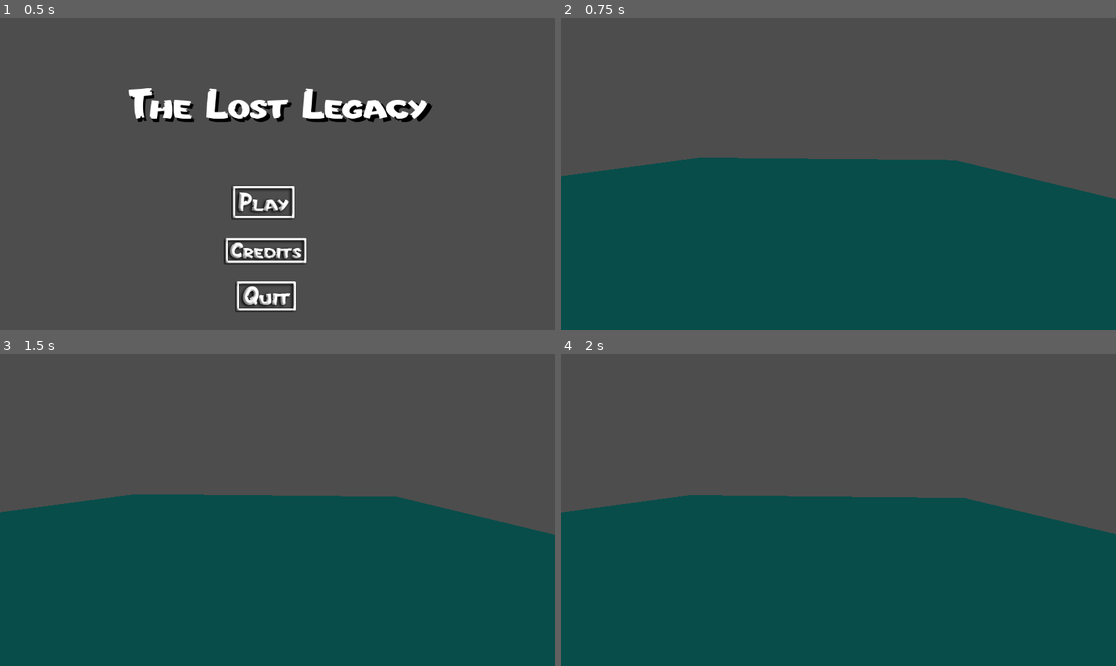
Above: before the commit, frames 1-4 (two rows, left to right).
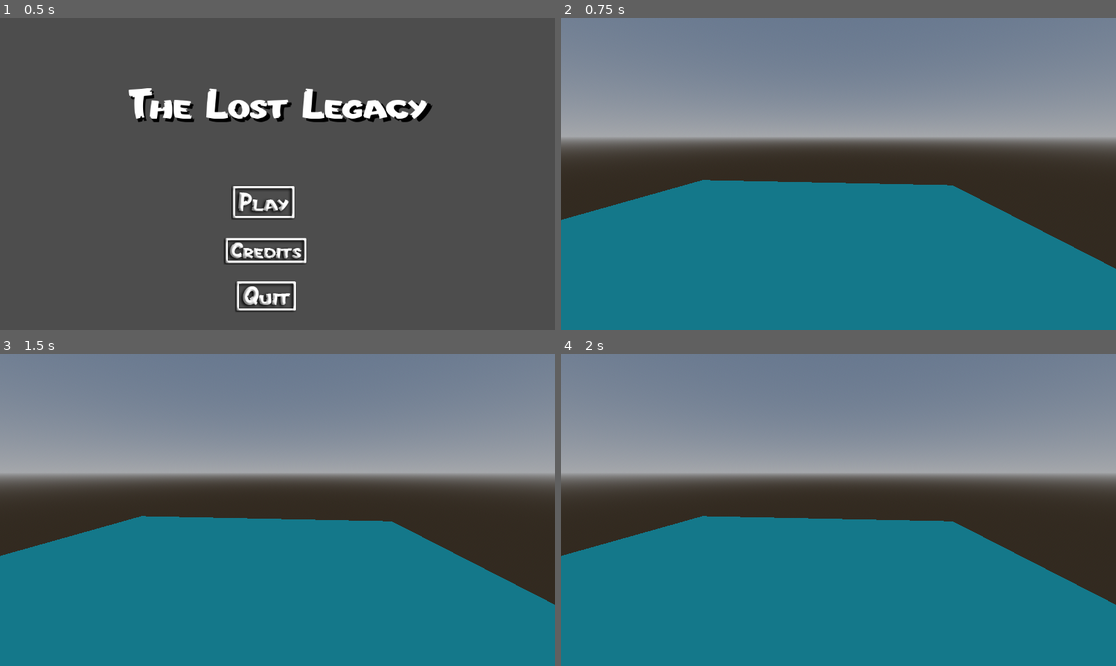
Above: after the commit, the same moments.

Repository: ShadyGitHubb/github-tutorial
Game: Godot game, scene res://scenes/title-screen.tscn
Two runs of this game, one before a commit and one after it. Both use one fixed random seed, a clock stepped at 60 frames per second and the inputs below.
Inputs (mouse positions are in pixels of both pictures, inside the frame that each line leads up to):
- Up to frame 1 (0.5 s): no input
- Up to frame 2 (0.75 s): click (821, 202) at 0.5 s
- Up to frame 3 (1.5 s): tap Enter at 1.25 s; hold W (move_forward) from 1.28 s (still down)
- Up to frame 4 (2 s): keep holding W (move_forward)

Frame 1 is identical in both runs. In frame 2, 97% of the frame differs, in the area x 0-100%, y 0-100%; in frame 3, 97%; in frame 4, 97%.

Commit message:
Fixed Player's Movement and added animation to player

Diff:
--- a/thelostlegacy/the-lost-legacy/scenes/main.tscn
+++ b/thelostlegacy/the-lost-legacy/scenes/main.tscn
@@ -6,8 +6,16 @@
 albedo_color = Color(0.20744, 1, 0.970362, 1)
 
 [sub_resource type="BoxShape3D" id="BoxShape3D_o5qli"]
+size = Vector3(0.181824, 1, 0.69043)
+
+[sub_resource type="ProceduralSkyMaterial" id="ProceduralSkyMaterial_o5qli"]
+
+[sub_resource type="Sky" id="Sky_0wfyh"]
+sky_material = SubResource("ProceduralSkyMaterial_o5qli")
 
 [sub_resource type="Environment" id="Environment_o5qli"]
+background_mode = 2
+sky = SubResource("Sky_0wfyh")
 
 [node name="Node3D" type="Node3D"]
 
@@ -17,11 +25,11 @@
 material = SubResource("StandardMaterial3D_o5qli")
 
 [node name="CollisionShape3D" type="CollisionShape3D" parent="CSGBox3D"]
-transform = Transform3D(15941.4, 0, 0, 0, 15941.4, 0, 0, 0, 15941.4, 0, 0, 0)
+transform = Transform3D(1, 0, 0, 0, -1.511, -9.22823e-08, 0, 2.28155e-07, -0.611158, -0.000897422, 0, -0.00149202)
 shape = SubResource("BoxShape3D_o5qli")
 
 [node name="CharacterBody3D" parent="." instance=ExtResource("1_o5qli")]
-transform = Transform3D(1, 0, 0, 0, 1, 0, 0, 0, 1, 76.3346, -2.99106, -589.734)
+transform = Transform3D(1, 0, 0, 0, 1, 0, 0, 0, 1, 76.3346, 3.12662, -589.734)
 
 [node name="WorldEnvironment" type="WorldEnvironment" parent="."]
 environment = SubResource("Environment_o5qli")
--- a/thelostlegacy/the-lost-legacy/scenes/player.tscn
+++ b/thelostlegacy/the-lost-legacy/scenes/player.tscn
@@ -183,28 +183,28 @@
 bones/2/rest = Transform3D(0.997398, 0.0696622, 0.0185291, -0.0696621, 0.865421, 0.496179, 0.0185295, -0.496179, 0.868022, -4.15319e-09, 0.786392, -5.3551e-09)
 bones/2/enabled = true
 bones/2/position = Vector3(-4.15319e-09, 0.786392, -5.3551e-09)
-bones/2/rotation = Quaternion(-0.263442, -0.0417729, -0.141452, 0.953333)
+bones/2/rotation = Quaternion(-0.263824, -0.0451415, -0.149929, 0.951778)
 bones/2/scale = Vector3(1, 1, 1)
 bones/3/name = "Bone.003"
 bones/3/parent = 2
 bones/3/rest = Transform3D(0.98101, -0.190349, 0.0372475, 0.193631, 0.972279, -0.131073, -0.0112653, 0.135797, 0.990673, 1.86265e-08, 1.61927, 1.49012e-08)
 bones/3/enabled = true
 bones/3/position = Vector3(1.86265e-08, 1.61927, 1.49012e-08)
-bones/3/rotation = Quaternion(0.0949901, 0.11377, 0.650193, 0.745173)
+bones/3/rotation = Quaternion(0.0752852, 0.0342069, 0.217523, 0.972546)
 bones/3/scale = Vector3(1, 1, 1)
 bones/4/name = "Bone.004"
 bones/4/parent = 3
 bones/4/rest = Transform3D(0.943869, 0.330311, 0.00232064, -0.319196, 0.910256, 0.26372, 0.0849972, -0.249658, 0.964597, 0, 0.862103, 2.56114e-09)
 bones/4/enabled = true
 bones/4/position = Vector3(0, 0.862103, 2.56114e-09)
-bones/4/rotation = Quaternion(-0.108476, 0.01345, 0.12168, 0.986532)
+bones/4/rotation = Quaternion(-0.131356, -0.0211541, -0.166186, 0.977077)
 bones/4/scale = Vector3(1, 1, 1)
 bones/5/name = "Bone.005"
 bones/5/parent = 4
 bones/5/rest = Transform3D(0.248744, 0.966539, 0.0626753, -0.966539, 0.243515, 0.0806363, 0.0626758, -0.0806359, 0.994771, -8.00937e-08, 0.423551, 3.83006e-08)
 bones/5/enabled = true
 bones/5/position = Vector3(-8.00937e-08, 0.423551, 3.83006e-08)
-bones/5/rotation = Quaternion(-0.0598201, -1.73692e-07, -0.717029, 0.694472)
+bones/5/rotation = Quaternion(-0.0511316, -1.51655e-07, -0.612885, 0.788516)
 bones/5/scale = Vector3(1, 1, 1)
 bones/6/name = "Bone.006"
 bones/6/parent = 5
@@ -225,35 +225,35 @@
 bones/8/rest = Transform3D(0.981335, 0.185639, 0.0501993, -0.139088, 0.865421, -0.481353, -0.132801, 0.465387, 0.875088, 3.72529e-09, 0.786392, 5.68107e-08)
 bones/8/enabled = true
 bones/8/position = Vector3(3.72529e-09, 0.786392, 5.68107e-08)
-bones/8/rotation = Quaternion(0.260616, -0.0210993, 0.0893547, 0.961067)
+bones/8/rotation = Quaternion(0.260717, -0.021748, 0.090991, 0.960872)
 bones/8/scale = Vector3(1, 1, 1)
 bones/9/name = "Bone.010"
 bones/9/parent = 8
 bones/9/rest = Transform3D(0.976398, -0.20763, -0.0594741, 0.212674, 0.972279, 0.0971765, 0.0376487, -0.107532, 0.993489, -3.72529e-09, 1.61927, -1.21072e-08)
 bones/9/enabled = true
 bones/9/position = Vector3(-3.72529e-09, 1.61927, -1.21072e-08)
-bones/9/rotation = Quaternion(-0.0630632, 0.0019073, -0.0398839, 0.99721)
+bones/9/rotation = Quaternion(-0.0357912, -0.0562137, 0.282256, 0.957022)
 bones/9/scale = Vector3(1, 1, 1)
 bones/10/name = "Bone.011"
 bones/10/parent = 9
 bones/10/rest = Transform3D(0.93017, 0.367113, 0.00346348, -0.358482, 0.910256, -0.207183, -0.0792124, 0.191474, 0.978296, 3.72529e-08, 0.862103, 7.07805e-08)
 bones/10/enabled = true
 bones/10/position = Vector3(3.72529e-08, 0.862103, 7.07805e-08)
-bones/10/rotation = Quaternion(0.0904691, 0.0335607, -0.288588, 0.952579)
+bones/10/rotation = Quaternion(0.131322, -0.0210889, 0.165643, 0.977176)
 bones/10/scale = Vector3(1, 1, 1)
 bones/11/name = "Bone.012"
 bones/11/parent = 10
 bones/11/rest = Transform3D(0.248743, 0.96654, 0.0626752, -0.96654, 0.243514, 0.0806359, 0.0626755, -0.0806357, 0.994771, 2.79397e-09, 0.423551, 1.95578e-08)
 bones/11/enabled = true
 bones/11/position = Vector3(2.79397e-09, 0.423551, 1.95578e-08)
-bones/11/rotation = Quaternion(-0.04912, -1.16415e-07, -0.588777, 0.806802)
+bones/11/rotation = Quaternion(-0.0511314, -1.121e-07, -0.612885, 0.788516)
 bones/11/scale = Vector3(1, 1, 1)
 bones/12/name = "Bone.013"
 bones/12/parent = 11
 bones/12/rest = Transform3D(0.999818, -0.0190835, 1.52154e-05, 0.0190835, 0.999817, -0.00159208, 1.51699e-05, 0.00159208, 0.999999, 5.58794e-09, 0.485114, -8.28877e-08)
 bones/12/enabled = true
 bones/12/position = Vector3(5.58794e-09, 0.485114, -8.28877e-08)
-bones/12/rotation = Quaternion(0.00139939, 3.16381e-08, 0.0167746, 0.999858)
+bones/12/rotation = Quaternion(-0.0245372, -5.62723e-08, -0.294114, 0.955455)
 bones/12/scale = Vector3(1, 1, 1)
 
 [node name="Cube" type="MeshInstance3D" parent="Armature/Skeleton3D"]
--- a/thelostlegacy/the-lost-legacy/scripts/player.gd
+++ b/thelostlegacy/the-lost-legacy/scripts/player.gd
@@ -4,6 +4,7 @@
 var sensitivity = 0.003
 var look_up_limit = 80
 var look_down_limit = 80
+@onready var anim_player = $AnimationPlayer
 
 @onready var camera = $Camera3D
 
@@ -24,18 +25,33 @@
 
 	var direction = Vector3()
 
-	if Input.is_action_pressed("move_forward"):
+	if Input.is_action_just_pressed("move_forward"):
 		direction -= transform.basis.z
+		if Input.is_action_just_pressed("move_forward"):
+			anim_player.play("ArmatureAction")
+		elif Input.is_action_just_released("move_forward"):
+			anim_player.stop("ArmatureAction")
 		print("forwards")
+
 	if Input.is_action_pressed("move_backwards"):
 		direction += transform.basis.z
+		if Input.is_action_just_pressed("move_backwards"):
+			anim_player.play("ArmatureAction")
 		print("backwards")
+
 	if Input.is_action_pressed("move_left"):
 		direction -= transform.basis.x
+		if Input.is_action_just_pressed("move_left"):
+			anim_player.play("ArmatureAction")
 		print("left")
+
 	if Input.is_action_pressed("move_right"):
 		direction += transform.basis.x
-		print("backwards")
+		if Input.is_action_just_pressed("move_right"):
+			anim_player.play("ArmatureAction")
+		print("right")
+
+
 
 	direction = direction.normalized()
 
Not shown: 1 places in thelostlegacy/the-lost-legacy/scenes/main.tscn that only renumber resources
